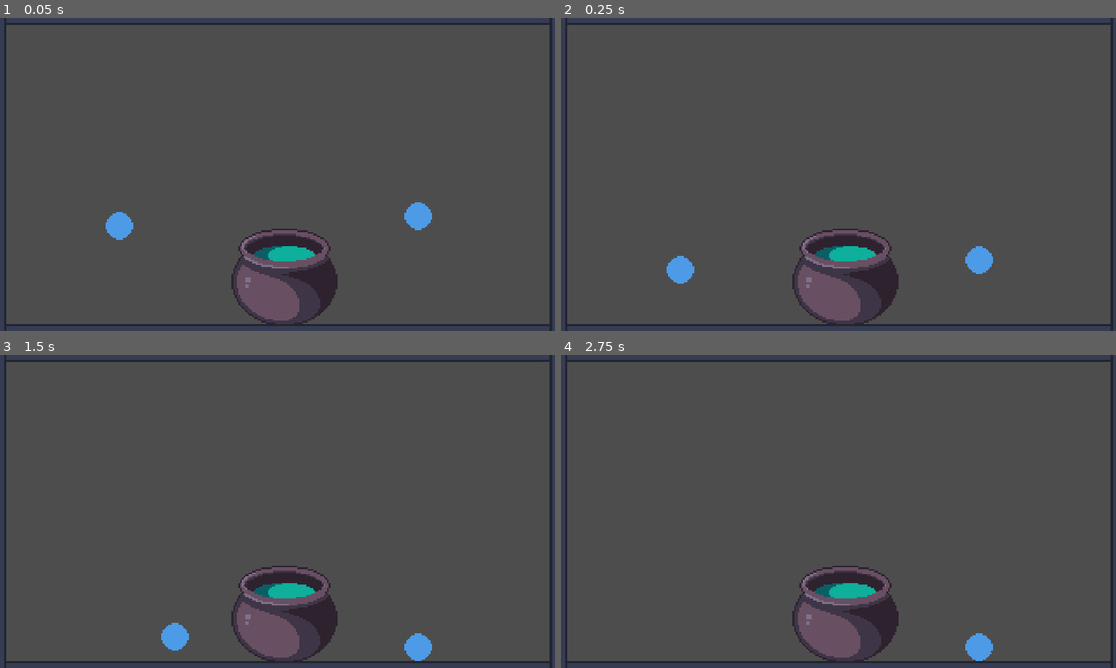
Above: before the commit, frames 1-4 (two rows, left to right).
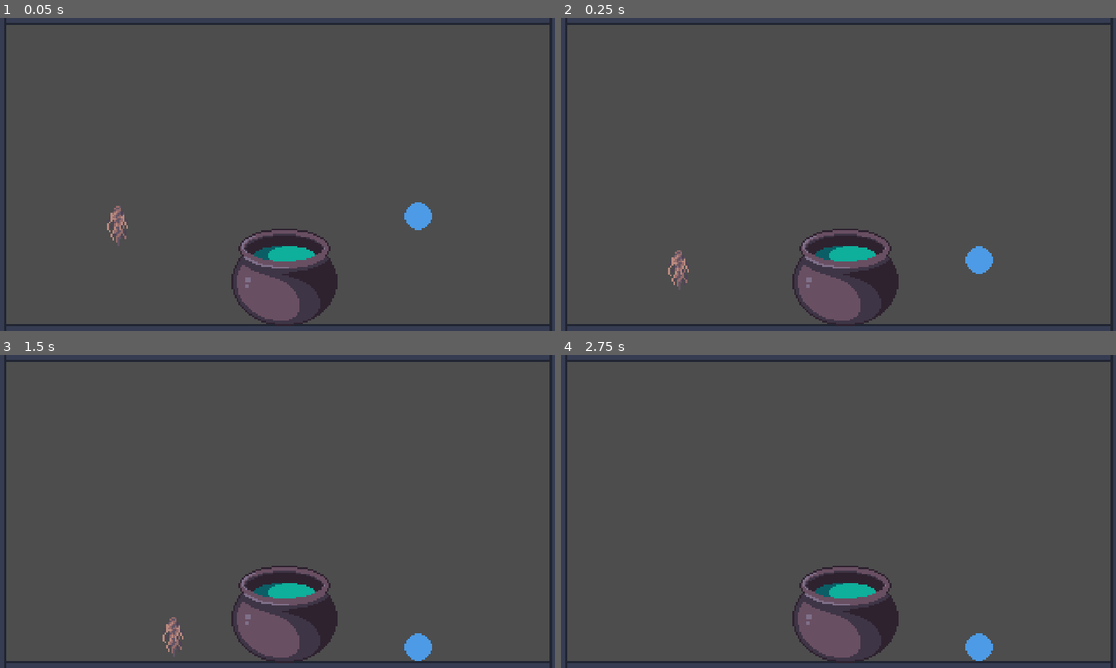
Above: after the commit, the same moments.

Repository: HuskyGameDev/2024s-team3
Game: Godot game, scene res://Levels/Main.tscn
Same seed, same stepped clock (60 frames per second), same inputs: the game is played once before the commit and once after it. The engine's default icon, where the game draws it, is replaced by a stand-in: a white triangle on a blue panel in a dark square.
Inputs (mouse positions are in pixels of both pictures, inside the frame that each line leads up to):
- Up to frame 1 (0.05 s): no input
- Up to frame 2 (0.25 s): no input
- Up to frame 3 (1.5 s): drag from (283, 611) to (333, 442) at 0.52 s; tap Enter at 1.25 s; drag from (122, 646) to (283, 611) at 1.27 s
- Up to frame 4 (2.75 s): move the mouse to (977, 646) at 2.02 s; click (977, 646) at 2.1 s

The runs differ from the first frame. In frame 1, 0.4% of the frame differs, in the area x 19-25%, y 60-72%; in frame 2, 0.4%; in frame 3, 0.4%; in frame 4, nothing differs.

Commit message:
automatically set sprite for draggable objects

Diff:
--- a/Objects/DraggableObject.tscn
+++ b/Objects/DraggableObject.tscn
@@ -14,7 +14,7 @@
 gravity_scale = 5.513
 script = ExtResource("1_y7la7")
 
-[node name="Sprite" type="Sprite2D" parent="."]
+[node name="DraggableSprite" type="Sprite2D" parent="."]
 scale = Vector2(6, 6)
 texture = ExtResource("2_pp4sf")
 
--- a/Objects/Ingredients/Resources/thistle_root.tres
+++ b/Objects/Ingredients/Resources/thistle_root.tres
@@ -1,9 +1,11 @@
-[gd_resource type="Resource" load_steps=2 format=3 uid="uid://co3ioqsw3cskg"]
+[gd_resource type="Resource" load_steps=3 format=3 uid="uid://co3ioqsw3cskg"]
 
 [ext_resource type="Script" path="res://Objects/Ingredients/ingredient_data.gd" id="1_154eg"]
+[ext_resource type="Texture2D" uid="uid://cbnjnkfq7dsfm" path="res://Assets/Sprites/Thistle_Root.png" id="1_j6ldu"]
 
 [resource]
 script = ExtResource("1_154eg")
 id = 1
 ingredient_name = "Thistle Root"
 description = ""
+image = ExtResource("1_j6ldu")
--- a/Objects/Ingredients/ingredient.gd
+++ b/Objects/Ingredients/ingredient.gd
@@ -3,4 +3,6 @@
 @export var data: Resource
 
 func _on_draggable_object_ready():
-	$"DraggableObject".set_meta("ingredient", self)
+	$"DraggableObject".set("object_type", "Ingredient")
+	$"DraggableObject".set("object_data", data)
+	$"DraggableObject".call("data_updated")
--- a/Objects/Potions/potion.gd
+++ b/Objects/Potions/potion.gd
@@ -3,4 +3,6 @@
 @export var data: Resource
 
 func _on_draggable_object_ready():
-	$"DraggableObject".set_meta("potion", self)
+	$"DraggableObject".set("object_type", "Potion")
+	$"DraggableObject".set("object_data", data)
+	$"DraggableObject".call("data_updated")
--- a/Objects/Stations/Cauldron.tscn
+++ b/Objects/Stations/Cauldron.tscn
@@ -1,7 +1,7 @@
 [gd_scene load_steps=5 format=3 uid="uid://cjjarcohy2vqe"]
 
 [ext_resource type="Script" path="res://Objects/Stations/cauldron.gd" id="1_ygt0y"]
-[ext_resource type="Texture2D" uid="uid://1cavnjgart7f" path="res://Assets/Sprites/Cauldron Test 320x180.png" id="2_srlk7"]
+[ext_resource type="Texture2D" uid="uid://1cavnjgart7f" path="res://Assets/Sprites/Cauldron.png" id="2_srlk7"]
 [ext_resource type="Script" path="res://Objects/Potions/recipes.gd" id="3_87jks"]
 
 [sub_resource type="CircleShape2D" id="CircleShape2D_ymlov"]
--- a/Objects/Stations/cauldron.gd
+++ b/Objects/Stations/cauldron.gd
@@ -9,8 +9,8 @@
 
 
 func _on_body_enter_cauldron(body):
-	if body.has_meta("ingredient"):
-		var addedIngredient = body.get_meta("ingredient").data
+	if body.get("object_type") == "Ingredient":
+		var addedIngredient = body.get("object_data")
 		body.queue_free()
 		currentIngredients.push_back(addedIngredient.id)
 
--- a/Objects/draggable.gd
+++ b/Objects/draggable.gd
@@ -1,5 +1,6 @@
 extends RigidBody2D
 
+############ Drag and Drop Functions ############
 var beingHeld = false
 
 func _on_input_event(_viewport, _event, _shape_idx):
@@ -18,3 +19,11 @@
 
 
 ##set_collision_mask_value(1,false)
+
+############# Object Data Functions #############
+@export_enum("Potion", "Ingredient") var object_type: String
+@export var object_data:Resource
+
+func data_updated():
+	if object_data.image:
+		$"DraggableSprite".texture = object_data.image
Renamed: Assets/Sprites/Cauldron Test 320x180.png -> Assets/Sprites/Cauldron.png
Not shown, added: Assets/Sprites/Cauldron.png.import
Binary file added: Assets/Sprites/Thistle_Root.png
Not shown, changed: Assets/Sprites/Thistle_Root.png.import
Not shown: 1 places in Objects/Stations/Cauldron.tscn that only renumber resources
